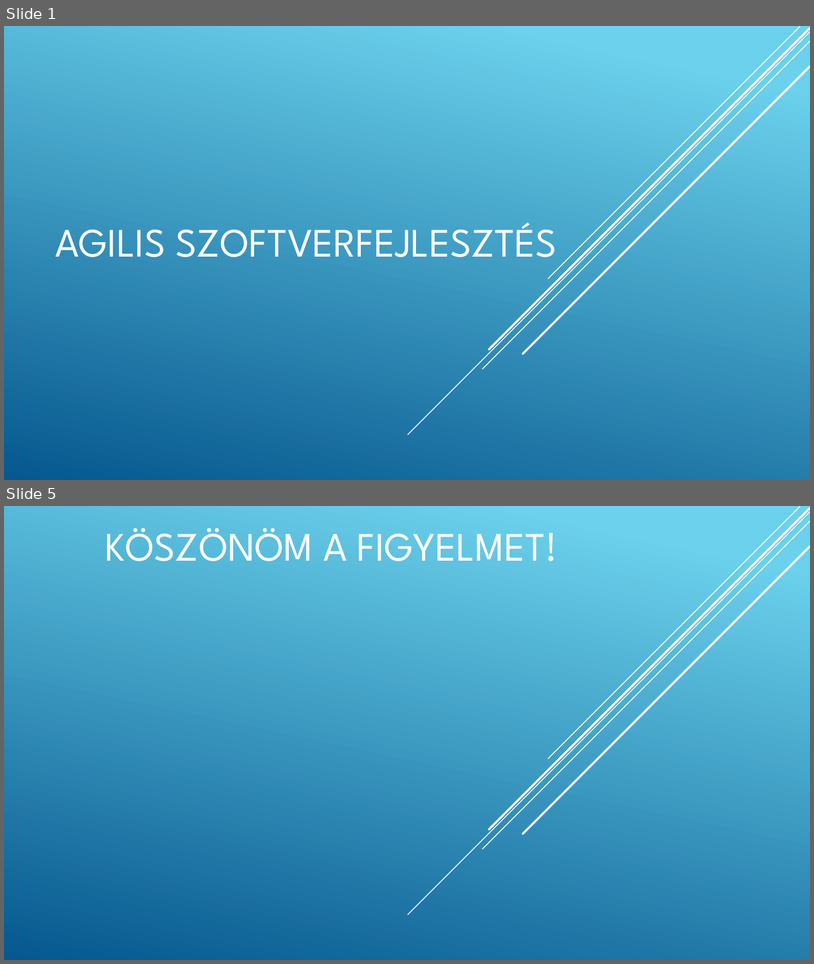
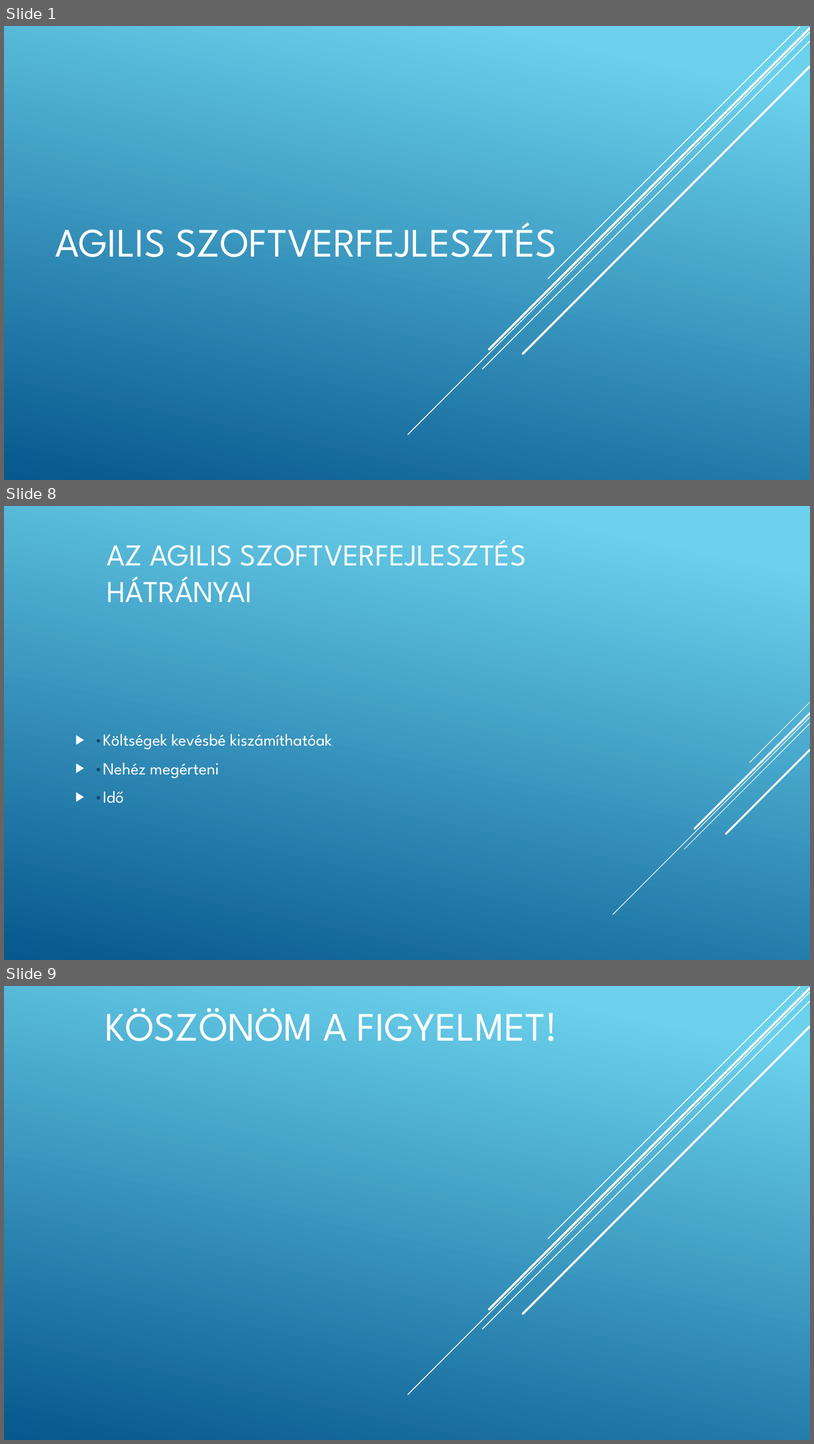
Before and after one commit to gutibalintka/iktppt, a slide deck: Agilis modell.pptx. Shown one above the other, each under a label of ours: slides 1 and 5 before the commit, slides 1, 8 and 9 after it; the slides between them are not shown. The pictures are 814x964 and 814x1444 pixels, drawn with LibreOffice and Linux fonts; fonts in the diff are those of the drawing. Boxes give left, top, right and bottom in pixels: in the first picture for what was removed or moved away, otherwise in the second. Text is boxed around its words. In the diff, an @@ line names an element or a change of style, - is before the commit and + after.

Commit message:
Add files via upload
agilis jelentése, előnyei, hátrányai

```diff
--- a/Agilis modell.pptx
+++ b/Agilis modell.pptx
@@ slide 8 added at [4, 506, 810, 960], background gradient #6ED2EB to #06588E @@
@@ title added at [107, 540, 527, 602], 36 pt, text #FFFFFF @@
+AZ AGILIS SZOFTVERFEJLESZTÉS HÁTRÁNYAI
@@ text added at [95, 733, 332, 803], 20 pt, text #FFFFFF @@
+▶ •Költségek kevésbé kiszámíthatóak
+▶ •Nehéz megérteni
+▶ •Idő
@@ group added at [613, 702, 810, 915]: 5 lines @@
@@ what was slide 5 is now slide 9 @@
```
Also in this commit, not shown: 3 slides changed, 3 other slides added.
